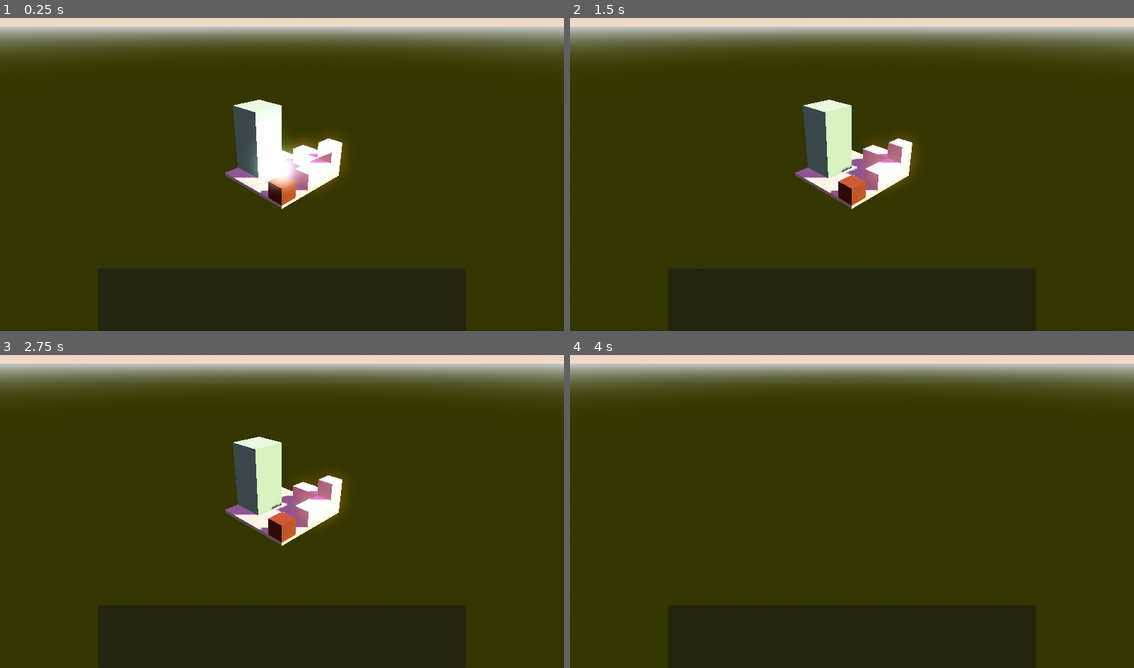
Above: before the commit, frames 1-4 (two rows, left to right).
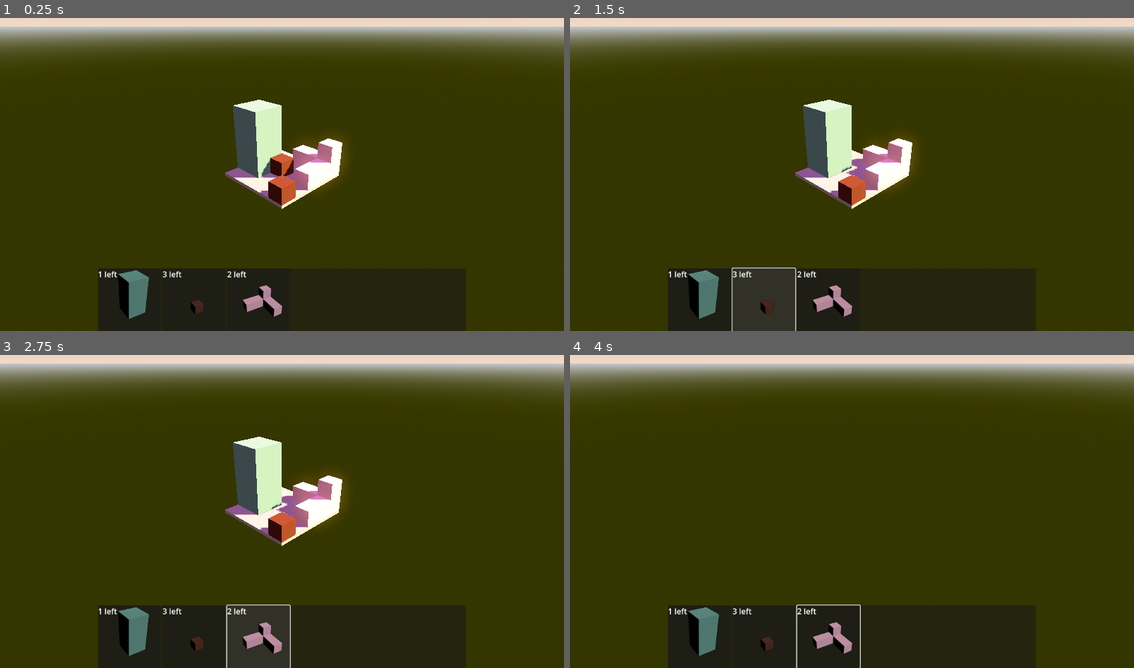
Above: after the commit, the same moments.

Repository: TomMurray/ld54
Game: Godot game, scene res://scenes/levels/test_level.tscn
Same seed, same stepped clock (60 frames per second), same inputs: the game is played once before the commit and once after it.
Inputs (mouse positions are in pixels of both pictures, inside the frame that each line leads up to):
- Up to frame 1 (0.25 s): no input
- Up to frame 2 (1.5 s): click (699, 299) at 0.5 s, where only the run after the commit has a clickable "1 left"; click (761, 299) at 1.25 s, where only the run after the commit has a clickable "3 left"
- Up to frame 3 (2.75 s): click (259, 636) at 2 s, where only the run after the commit has a clickable "2 left"
- Up to frame 4 (4 s): tap Enter at 2.75 s; move the mouse to (976, 492) at 2.77 s; hold D (move_right) 2.78-3.5 s; hold Right mouse button (move_drag) 2.78-3.5 s; click (976, 492) at 2.92 s; drag from (739, 524) to (823, 574) at 3.52 s

The runs differ from the first frame. In frame 1, 3.0% of the frame differs, in the area x 17-59%, y 27-97%; in frame 2, 3.4%, in the area x 17-51%, y 79-100%; in frame 3, 3.1%; in frame 4, 1.4%.
Error before the commit: Invalid call. Nonexistent function 'set_contents' in base 'Nil'. (res://scripts/level.gd:10)

Commit message:
Do the work necessary to allow attaching a preview of the constructible where the mouse cursor is

Diff:
--- /dev/null
+++ b/scenes/builder.tscn
@@ -0,0 +1,8 @@
+[gd_scene load_steps=2 format=3 uid="uid://bixwmifpxmo03"]
+
+[ext_resource type="Script" path="res://scripts/builder.gd" id="1_5pl1m"]
+
+[node name="builder" type="Node3D"]
+script = ExtResource("1_5pl1m")
+
+[node name="display_anchor" type="Node3D" parent="."]
--- a/scenes/constructibles/apartment_block.tscn
+++ b/scenes/constructibles/apartment_block.tscn
@@ -1,4 +1,6 @@
-[gd_scene load_steps=3 format=3 uid="uid://dmk4fy0npeb6m"]
+[gd_scene load_steps=4 format=3 uid="uid://dmk4fy0npeb6m"]
+
+[ext_resource type="Script" path="res://scripts/constructible.gd" id="1_64wqq"]
 
 [sub_resource type="StandardMaterial3D" id="StandardMaterial3D_g0ymm"]
 albedo_color = Color(0.360784, 0.564706, 0.521569, 1)
@@ -6,7 +8,9 @@
 [sub_resource type="BoxShape3D" id="BoxShape3D_y2j1g"]
 size = Vector3(2, 4, 2)
 
-[node name="apartment_block" type="Node3D"]
+[node name="apartment_block" type="Node3D" node_paths=PackedStringArray("collision_object")]
+script = ExtResource("1_64wqq")
+collision_object = NodePath("placement_offset/StaticBody3D")
 
 [node name="placement_offset" type="Node3D" parent="."]
 transform = Transform3D(1, 0, 0, 0, 1, 0, 0, 0, 1, 0, 2, 0)
--- a/scenes/constructibles/house_small.tscn
+++ b/scenes/constructibles/house_small.tscn
@@ -1,11 +1,15 @@
-[gd_scene load_steps=3 format=3 uid="uid://bdoi88vqtrout"]
+[gd_scene load_steps=4 format=3 uid="uid://bdoi88vqtrout"]
+
+[ext_resource type="Script" path="res://scripts/constructible.gd" id="1_xlnmv"]
 
 [sub_resource type="StandardMaterial3D" id="StandardMaterial3D_kmftf"]
 albedo_color = Color(0.301961, 0.12549, 0.054902, 1)
 
 [sub_resource type="BoxShape3D" id="BoxShape3D_26ff7"]
 
-[node name="house_small" type="Node3D"]
+[node name="house_small" type="Node3D" node_paths=PackedStringArray("collision_object")]
+script = ExtResource("1_xlnmv")
+collision_object = NodePath("placement_offset/StaticBody3D")
 
 [node name="placement_offset" type="Node3D" parent="."]
 transform = Transform3D(1, 0, 0, 0, 1, 0, 0, 0, 1, 0, 0.5, 0)
--- a/scenes/constructibles/school.tscn
+++ b/scenes/constructibles/school.tscn
@@ -1,4 +1,6 @@
-[gd_scene load_steps=5 format=3 uid="uid://dxwnjl3qqc8b"]
+[gd_scene load_steps=6 format=3 uid="uid://dxwnjl3qqc8b"]
+
+[ext_resource type="Script" path="res://scripts/constructible.gd" id="1_202ya"]
 
 [sub_resource type="StandardMaterial3D" id="StandardMaterial3D_l0313"]
 albedo_color = Color(0.847059, 0.631373, 0.72549, 1)
@@ -12,7 +14,9 @@
 [sub_resource type="BoxShape3D" id="BoxShape3D_kqopa"]
 size = Vector3(1, 1, 3)
 
-[node name="school" type="Node3D"]
+[node name="school" type="Node3D" node_paths=PackedStringArray("collision_object")]
+script = ExtResource("1_202ya")
+collision_object = NodePath("placement_offset/StaticBody3D")
 
 [node name="placement_offset" type="Node3D" parent="."]
 transform = Transform3D(1, 0, 0, 0, 1, 0, 0, 0, 1, 1, 0.5, -1)
--- a/scenes/levels/test_level.tscn
+++ b/scenes/levels/test_level.tscn
@@ -6,7 +6,7 @@
 [ext_resource type="PackedScene" uid="uid://bdoi88vqtrout" path="res://scenes/constructibles/house_small.tscn" id="2_qea0p"]
 [ext_resource type="PackedScene" uid="uid://dxwnjl3qqc8b" path="res://scenes/constructibles/school.tscn" id="3_aaft4"]
 [ext_resource type="Script" path="res://scripts/player_controller.gd" id="6_fk0ol"]
-[ext_resource type="Script" path="res://scripts/builder.gd" id="7_x7214"]
+[ext_resource type="PackedScene" uid="uid://bixwmifpxmo03" path="res://scenes/builder.tscn" id="7_tmddd"]
 [ext_resource type="PackedScene" uid="uid://dhbg6kha8j7ca" path="res://scenes/inventory_display.tscn" id="8_qw07l"]
 
 [sub_resource type="Resource" id="Resource_yhi3t"]
@@ -70,10 +70,11 @@
 
 [node name="test_level" type="Node3D"]
 
-[node name="level" type="Node3D" parent="." node_paths=PackedStringArray("bounds")]
+[node name="level" type="Node3D" parent="." node_paths=PackedStringArray("bounds", "res_display")]
 script = ExtResource("1_mxfe0")
 bounds = NodePath("bounds")
 level_res = Array[ExtResource("2_imjbt")]([SubResource("Resource_yhi3t"), SubResource("Resource_c2uhj"), SubResource("Resource_o5dmf")])
+res_display = NodePath("../CanvasLayer/MarginContainer/PanelContainer/inventory_display")
 
 [node name="apartment_block" parent="level" instance=ExtResource("1_6wnr6")]
 transform = Transform3D(1, 0, 0, 0, 1, 0, 0, 0, 1, 0.5, 0, 1.5)
@@ -99,19 +100,15 @@
 transform = Transform3D(1, 0, 0, 0, 1, 0, 0, 0, 1, 0.00195074, 1.51002, 0.0106244)
 shape = SubResource("BoxShape3D_rbj3x")
 
-[node name="player_controller" type="Node3D" parent="." node_paths=PackedStringArray("marker")]
+[node name="player_controller" type="Node3D" parent="." node_paths=PackedStringArray("builder")]
 transform = Transform3D(0.707107, 0, -0.707107, 0, 1, 0, 0.707107, 0, 0.707107, 0, 0, 0)
 script = ExtResource("6_fk0ol")
-marker = NodePath("../TestMarker")
+builder = NodePath("../builder")
 
 [node name="Camera3D" type="Camera3D" parent="player_controller"]
 transform = Transform3D(-1, 4.11403e-08, -7.71377e-08, 0, 0.882352, 0.470591, 8.74228e-08, 0.470591, -0.882352, 0, 8, -14.9999)
 current = true
 fov = 60.0
-
-[node name="builder" type="Node3D" parent="." node_paths=PackedStringArray("level")]
-script = ExtResource("7_x7214")
-level = NodePath("../level")
 
 [node name="WorldEnvironment" type="WorldEnvironment" parent="."]
 environment = SubResource("Environment_d72js")
@@ -125,8 +122,11 @@
 shadow_enabled = true
 shadow_blur = 2.951
 
+[node name="builder" parent="." node_paths=PackedStringArray("level") instance=ExtResource("7_tmddd")]
+level = NodePath("../level")
+
 [node name="TestMarker" type="CSGSphere3D" parent="."]
-transform = Transform3D(1, 0, 0, 0, 1, 0, 0, 0, 1, 1.5, 1.60257, 1.91319)
+transform = Transform3D(1, 0, 0, 0, 1, 0, 0, 0, 1, 1.10586, 0.678907, 0.499999)
 visible = false
 material_override = SubResource("StandardMaterial3D_20env")
 
--- a/scripts/builder.gd
+++ b/scripts/builder.gd
@@ -1,3 +1,4 @@
+class_name Builder
 extends Node3D
 
 ## Represents a visual marker for where a building will
@@ -6,14 +7,34 @@
 
 # Take a reference to a level
 @export var level : Level
+@onready var placement_point : Node3D = $display_anchor
 
-var selected_constructible : PackedScene = null
+const selected_constructible : PackedScene = preload("res://scenes/constructibles/house_small.tscn")
 
-# Called when the node enters the scene tree for the first time.
-func _ready():
-	pass # Replace with function body.
+func make_a_move(pos):
+	if not pos:
+		visible = false
+		return
+	visible = true
+	position = pos as Vector3
+
+func try_build():
+	print("try_build")
+
+func _disable_collision_objects(node : Node):
+	var body = node as CollisionObject3D
+	if body:
+		body.collision_layer = 0
+		body.collision_mask = 0
+	else:
+		for child in node.get_children():
+			_disable_collision_objects(child)
 
 
-# Called every frame. 'delta' is the elapsed time since the previous frame.
+func _ready():
+	var constructible = selected_constructible.instantiate() as Constructible
+	constructible.collision_layer = 0
+	placement_point.add_child(constructible)
+
 func _process(delta):
 	pass
--- /dev/null
+++ b/scripts/constructible.gd
@@ -0,0 +1,17 @@
+class_name Constructible
+extends Node3D
+
+@export var collision_object : CollisionObject3D
+
+# Passthrough collision layer to allow disabling collisions
+var collision_layer : int = 0 :
+	get: return collision_object.collision_layer
+	set(value): collision_object.collision_layer = value
+
+# Called when the node enters the scene tree for the first time.
+func _ready():
+	pass # Replace with function body.
+
+# Called every frame. 'delta' is the elapsed time since the previous frame.
+func _process(delta):
+	pass
--- a/scripts/player_controller.gd
+++ b/scripts/player_controller.gd
@@ -8,7 +8,7 @@
 @export var max_zoom : float = 0.2
 @export var min_zoom : float = 2.0
 @export var zoom_step : float = 0.1
-@export var marker : Node3D
+@export var builder : Builder
 @onready var cam : Camera3D = $Camera3D
 @onready var cam_offset_original : Vector3 = cam.position
 var zoom : float = 0.5
@@ -33,6 +33,8 @@
 	elif event.is_action("zoom_in"):
 		zoom += (event as InputEventMouseButton).factor * zoom_step
 		_on_zoom_changed()
+	elif event.is_action("build"):
+		builder.try_build()
 	elif event is InputEventMouseMotion:
 		var moved = (event as InputEventMouseMotion).relative
 		if Input.is_action_pressed("rotate_drag"):
@@ -43,17 +45,17 @@
 			_move_in_facing_direction(Vector3(delta_pos.x, 0.0, delta_pos.y))
 
 func _physics_process(delta):
-	if not Engine.is_editor_hint():
-		pass
+	if Engine.is_editor_hint():
+		return
 
 	var mouse_pos = get_viewport().get_mouse_position()
 	var space_state = get_world_3d().direct_space_state
 	var query = PhysicsRayQueryParameters3D.create(cam.project_ray_origin(mouse_pos), cam.project_ray_normal(mouse_pos) * 1000.0)
 	var result = space_state.intersect_ray(query)
-	marker.visible = not result.is_empty()
+	var target_pos = null
 	if not result.is_empty():
-		# Update marker position
-		marker.position = result.position
+		target_pos = result.position
+	builder.make_a_move(target_pos)
 
 # Called every frame. 'delta' is the elapsed time since the previous frame.
 func _process(delta):
